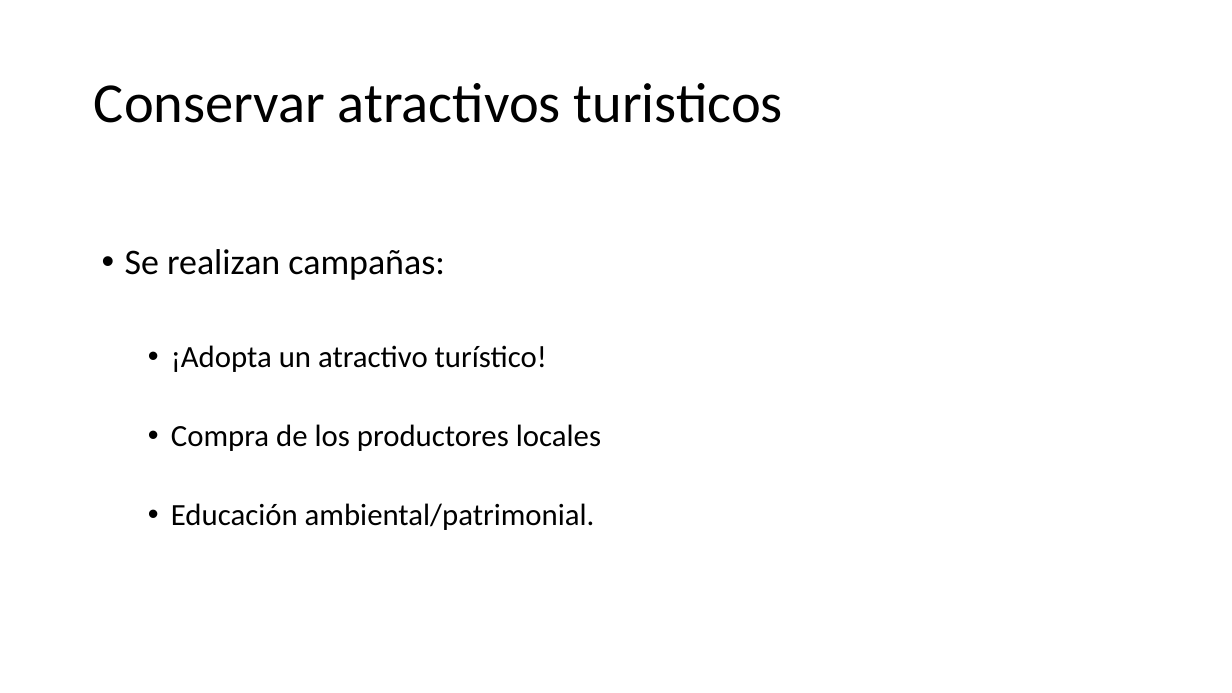
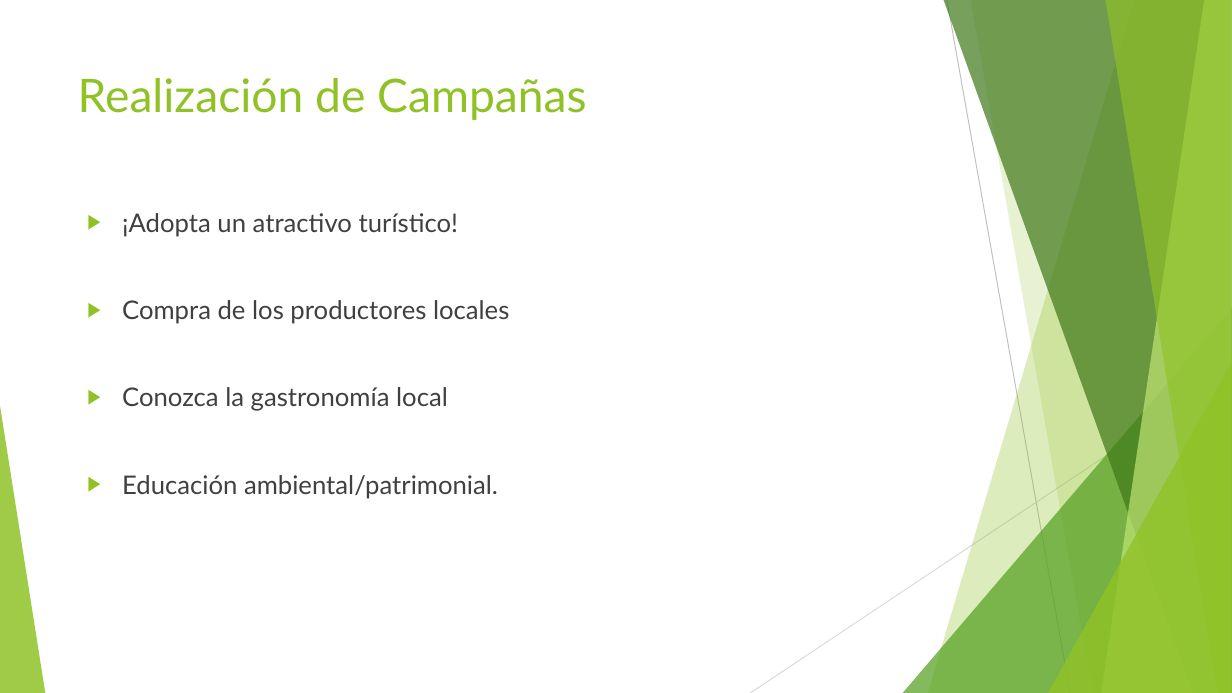
Before and after one commit to AlbertoCortina/Hack4SD, a slide deck: slide 5 of Documentacion/Hack4SD.pptx (slide 6 before the commit). Drawn at 1232x693 pixels with LibreOffice and Linux fonts; fonts in the diff are those of the drawing. Boxes give left, top, right and bottom in pixels: in the first picture for what was removed or moved away, otherwise in the second. Text is boxed around its words. In the diff, an @@ line names an element or a change of style, - is before the commit and + after.

```diff
--- a/Documentacion/Hack4SD.pptx
+++ b/Documentacion/Hack4SD.pptx
@@ title "Realización de Campañas" at (78, 78, 586, 120): vertical alignment middle to top @@
@@ title at (78, 78, 586, 120): text changed; size 44 to 36 pt; font Calibri to Lato; text colour #000000 to #90C226 @@
-Conservar atractivos turisticos
+Realización de Campañas
@@ text "¡Adopta un atractivo turístico!": place and size @@
-text "¡Adopta un atractivo turístico!" at (125, 249, 601, 530)
+text "¡Adopta un atractivo turístico!" at (122, 213, 509, 499)
@@ text at (122, 213, 509, 499): size 24 to 20 pt, font Calibri to Lato, text colour #000000 to #404040 in "¡Adopta un atractivo turístico!", "Compra de los productores locales", "Educación ambiental/patrimonial."; bullet • to ▶; list level 2 to 1 in "¡Adopta un atractivo turístico!"; line spacing 0.9 to 1; list level 2 to 1 in "Compra de los productores locales"; list level 2 to 1 in "Educación ambiental/patrimonial." @@
@@ text at (125, 249, 444, 280): paragraph removed @@
-• Se realizan campañas:
@@ text at (122, 387, 448, 411): paragraph added @@
+▶ Conozca la gastronomía local
@@ group added at (0, 0, 1232, 693): 5 freeform shapes, 3 triangles, 2 lines @@
```
Also in this commit, not shown: 1 other slide changed, 4 slides added, 4 slides removed.
